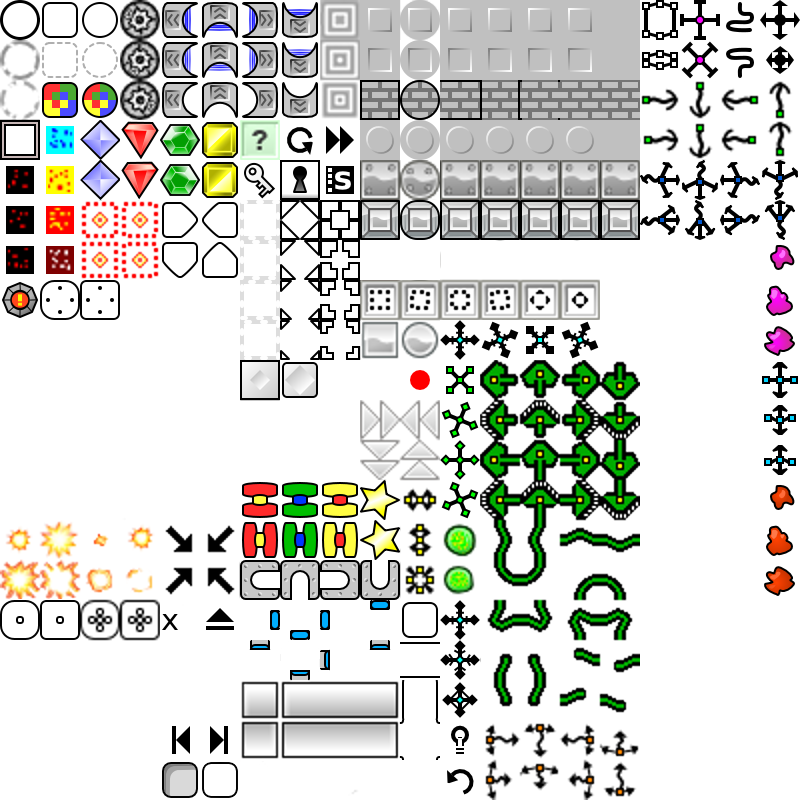
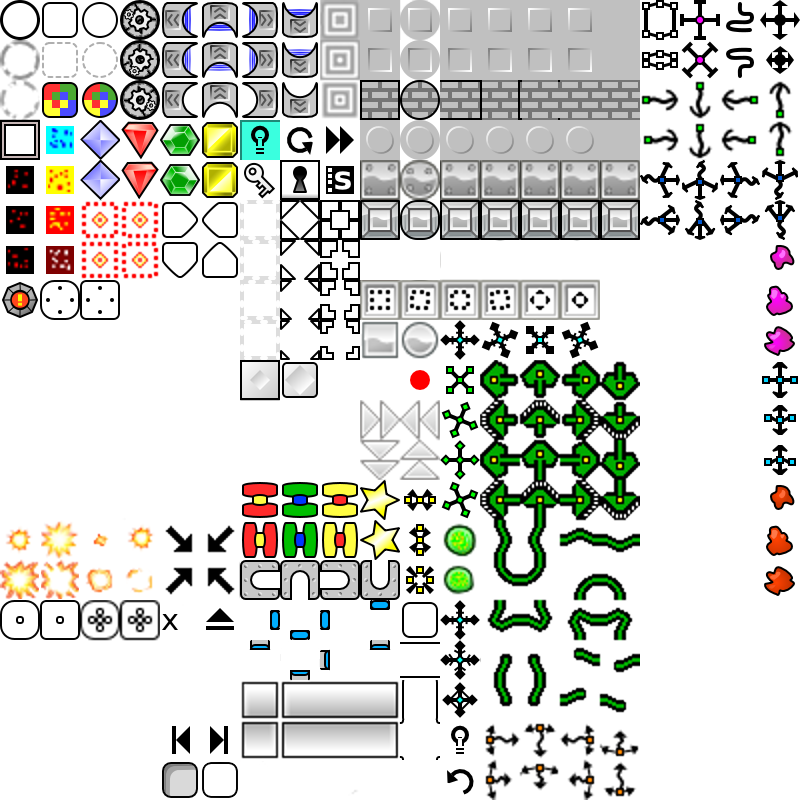
Comparing the layer stacks of the two 800px x 800px images. Changes:
painted on "Capa nueva#1" over [39, 0, 440, 600]
